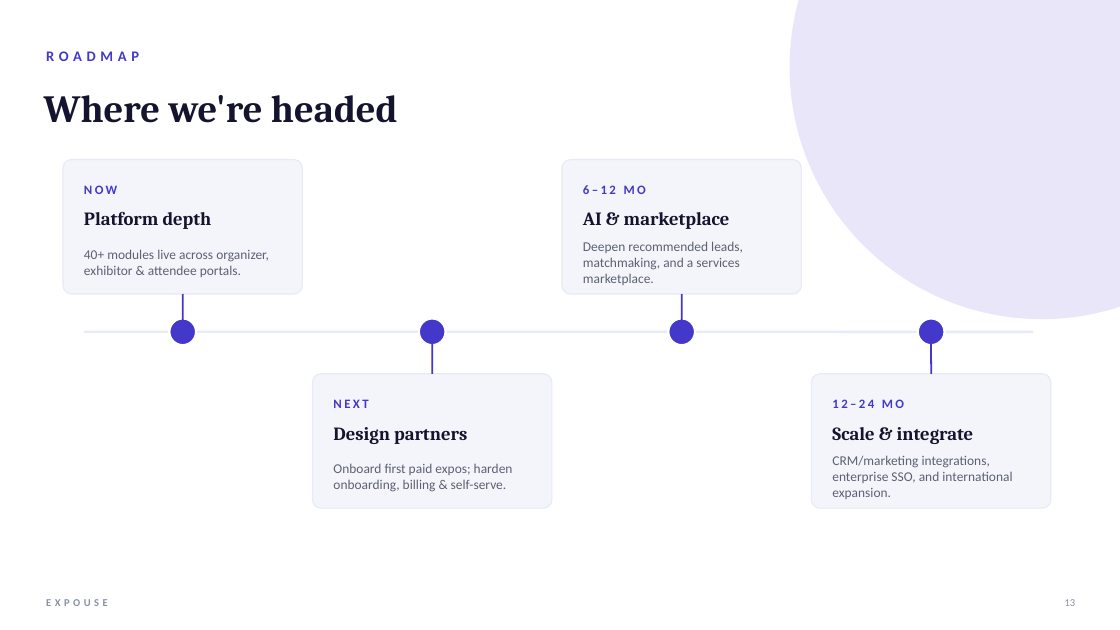
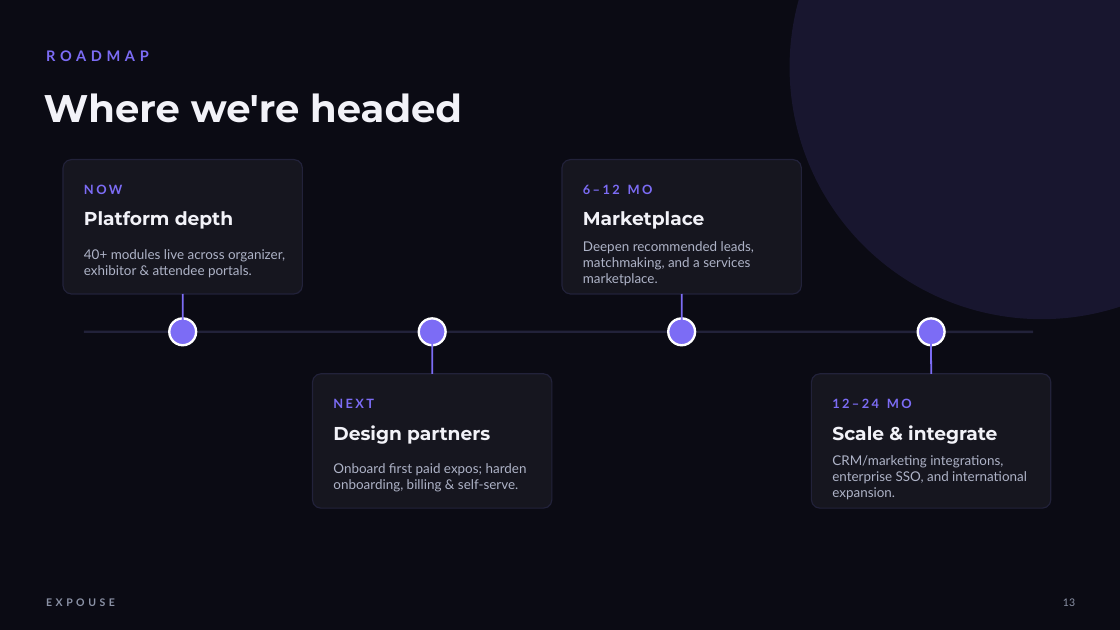
Before and after one commit to zillurcse/eventos, a slide deck: slide 13 of Expouse-Investor-Pitch.pptx. Drawn at 1120x630 pixels with LibreOffice and Linux fonts; fonts in the diff are those of the drawing. Boxes give left, top, right and bottom in pixels: in the first picture for what was removed or moved away, otherwise in the second. Text is boxed around its words. In the diff, an @@ line names an element or a change of style, - is before the commit and + after.

```diff
--- a/Expouse-Investor-Pitch.pptx
+++ b/Expouse-Investor-Pitch.pptx
@@ background #FFFFFF to #0B0B14 @@
@@ ellipse at box(790, 0, 1120, 319): fill #4338CA at 12% opacity to #7C6CF5 at 12% opacity @@
@@ text at box(583, 211, 704, 229): text changed; font Cambria to Montserrat; text colour #14142E to #F2F2F8 @@
-AI & marketplace
+Marketplace
@@ line (182, 294) - (182, 332): stroke #4338CA 1.5 pt to #7C6CF5 1.5 pt @@
@@ line (682, 294) - (682, 332): stroke #4338CA 1.5 pt to #7C6CF5 1.5 pt @@
@@ fill #4338CA to #7C6CF5 in 4 elements at box(170, 318, 197, 345), box(419, 318, 446, 345), box(669, 318, 696, 345), box(918, 318, 945, 345) @@
@@ line (84, 332) - (1033, 332): stroke #E7EAF7 2 pt to #22223A 2 pt @@
@@ line (432, 332) - (432, 374): stroke #4338CA 1.5 pt to #7C6CF5 1.5 pt @@
@@ line (932, 332) - (932, 374): stroke #4338CA 1.5 pt to #7C6CF5 1.5 pt @@
@@ fill #F4F5FB to #16161F; outline #E7EAF7 1 pt to #22223A 1 pt in 4 elements at box(63, 160, 302, 294), box(313, 374, 552, 508), box(562, 160, 802, 294), box(812, 374, 1051, 508) @@
@@ font Calibri to Lato, text colour #4338CA to #7C6CF5 in 5 elements at box(46, 50, 149, 61), box(84, 184, 122, 194), box(333, 398, 374, 408), box(583, 184, 653, 194), box(832, 398, 912, 408) @@
@@ font Cambria to Montserrat, text colour #14142E to #F2F2F8 in 4 elements at box(44, 93, 462, 123), box(84, 211, 233, 229), box(333, 425, 490, 444), box(832, 425, 997, 444) @@
@@ font Calibri to Lato, text colour #5B6172 to #AEB3C7 in 4 elements at box(84, 249, 285, 278), box(333, 463, 527, 492), box(583, 241, 754, 286), box(832, 455, 1027, 500) @@
@@ text "EXPOUSE" at box(46, 598, 115, 606): font Calibri to Lato, text colour #8890A0 to #8B92A6 @@
@@ text "13" at box(1063, 598, 1075, 606): font Calibri to Lato, text colour #8890A0 to #8B92A6 @@
```
Also in this commit, not shown: 14 other slides changed, 11 other files.
